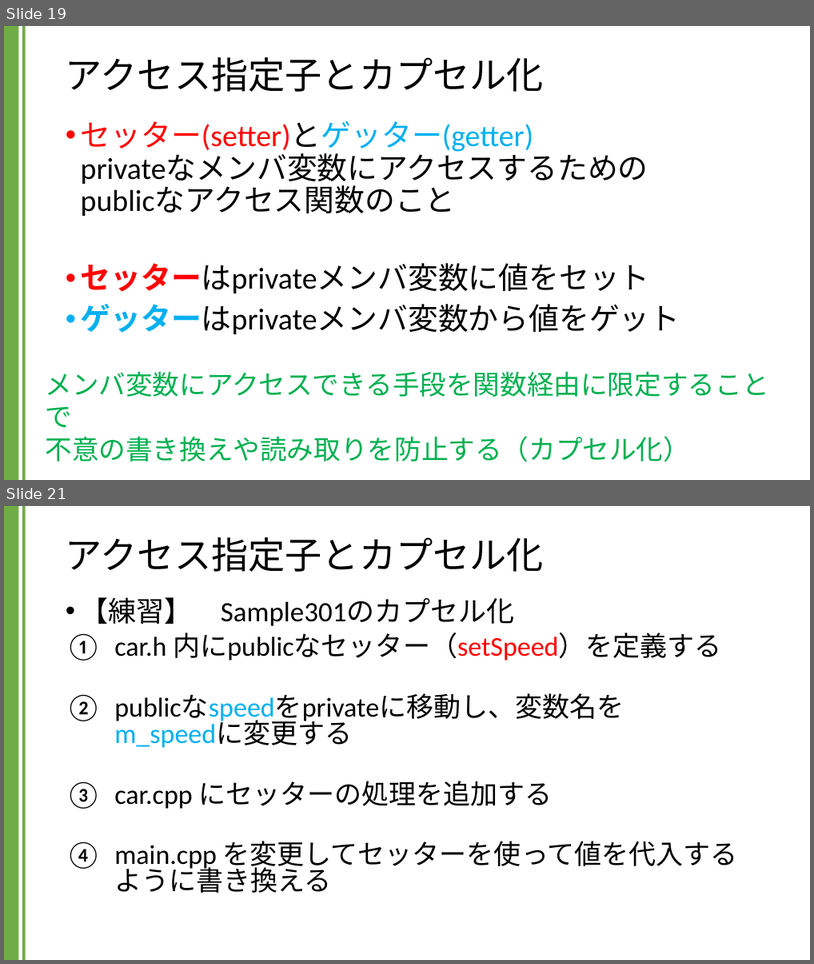
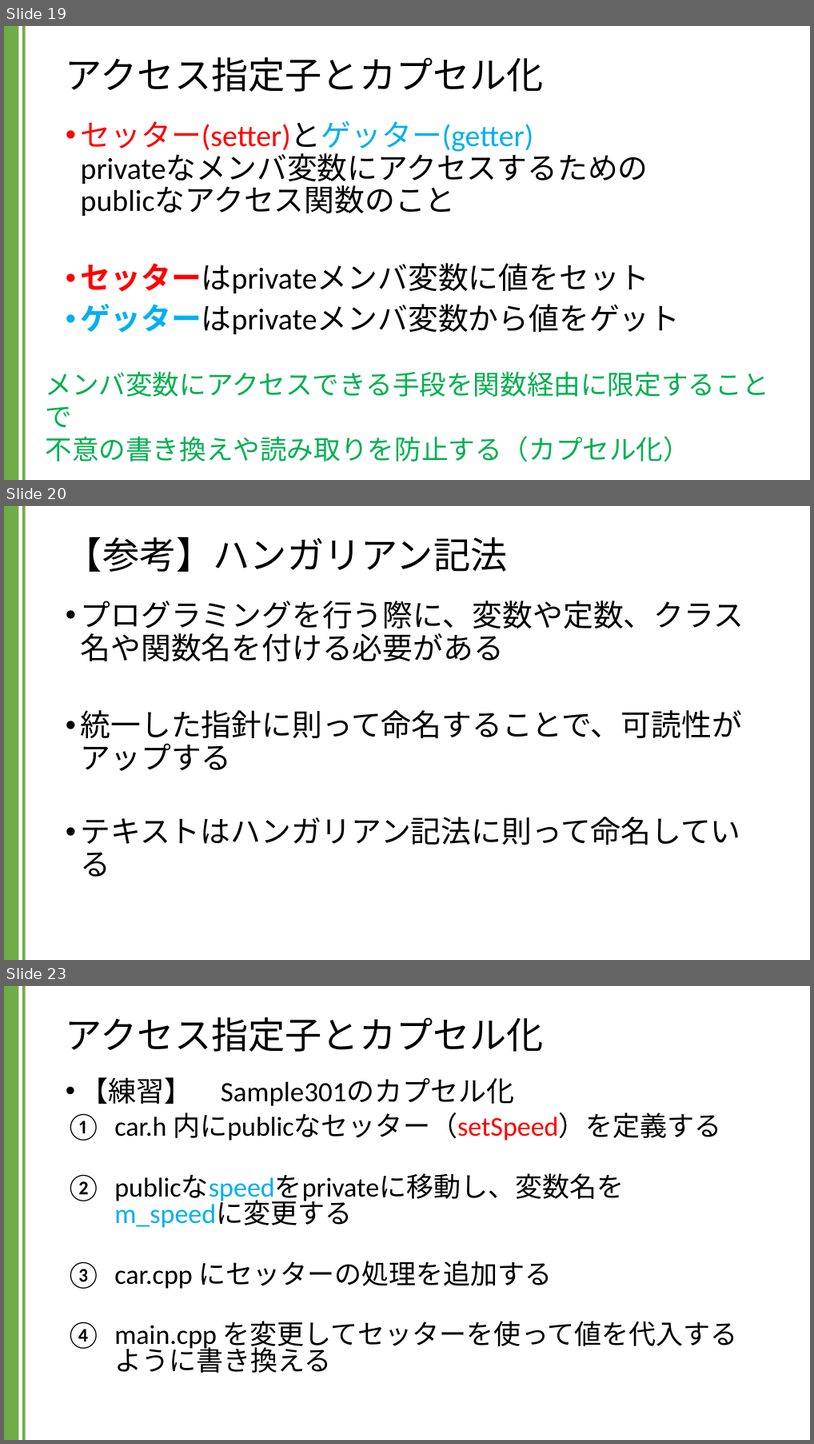
Before and after one commit to kic-murata/cpp2024, a slide deck: 授業資料/講義資料：アクセス指定子とカプセル化.pptx. Shown one above the other, each under a label of ours: slides 19 and 21 before the commit, slides 19, 20 and 23 after it; the slides between them are not shown. The pictures are 814x964 and 814x1444 pixels, drawn with LibreOffice and Linux fonts; fonts in the diff are those of the drawing. Boxes give left, top, right and bottom in pixels: in the first picture for what was removed or moved away, otherwise in the second. Text is boxed around its words. In the diff, an @@ line names an element or a change of style, - is before the commit and + after.

```diff
--- a/授業資料/講義資料：アクセス指定子とカプセル化.pptx
+++ b/授業資料/講義資料：アクセス指定子とカプセル化.pptx
@@ slide 20 added at (4,506,810,960), background #FFFFFF; not listed: 2 template elements that a slide beside it also shows @@
@@ title added at (66,537,508,572), 44 pt, text #000000 @@
+【参考】ハンガリアン記法
@@ text added at (81,600,745,876), 36 pt, text #000000 @@
+• プログラミングを行う際に、変数や定数、クラス名や関数名を付ける必要がある
+• 統一した指針に則って命名することで、可読性がアップする
+• テキストはハンガリアン記法に則って命名している
@@ what was slide 21 is now slide 23 @@
```
Also in this commit, not shown: 4 slides changed, 1 other slide added.
